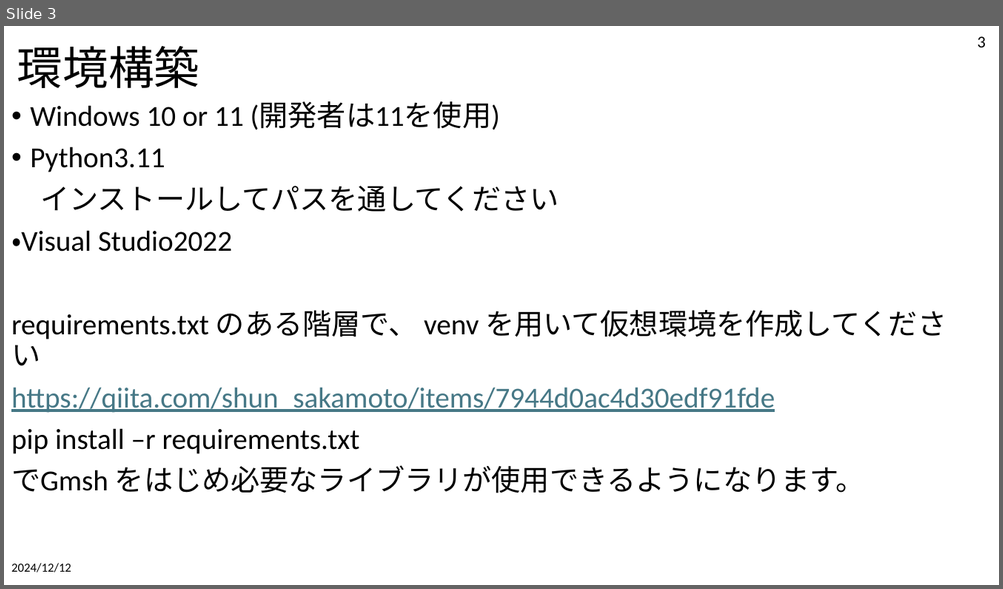
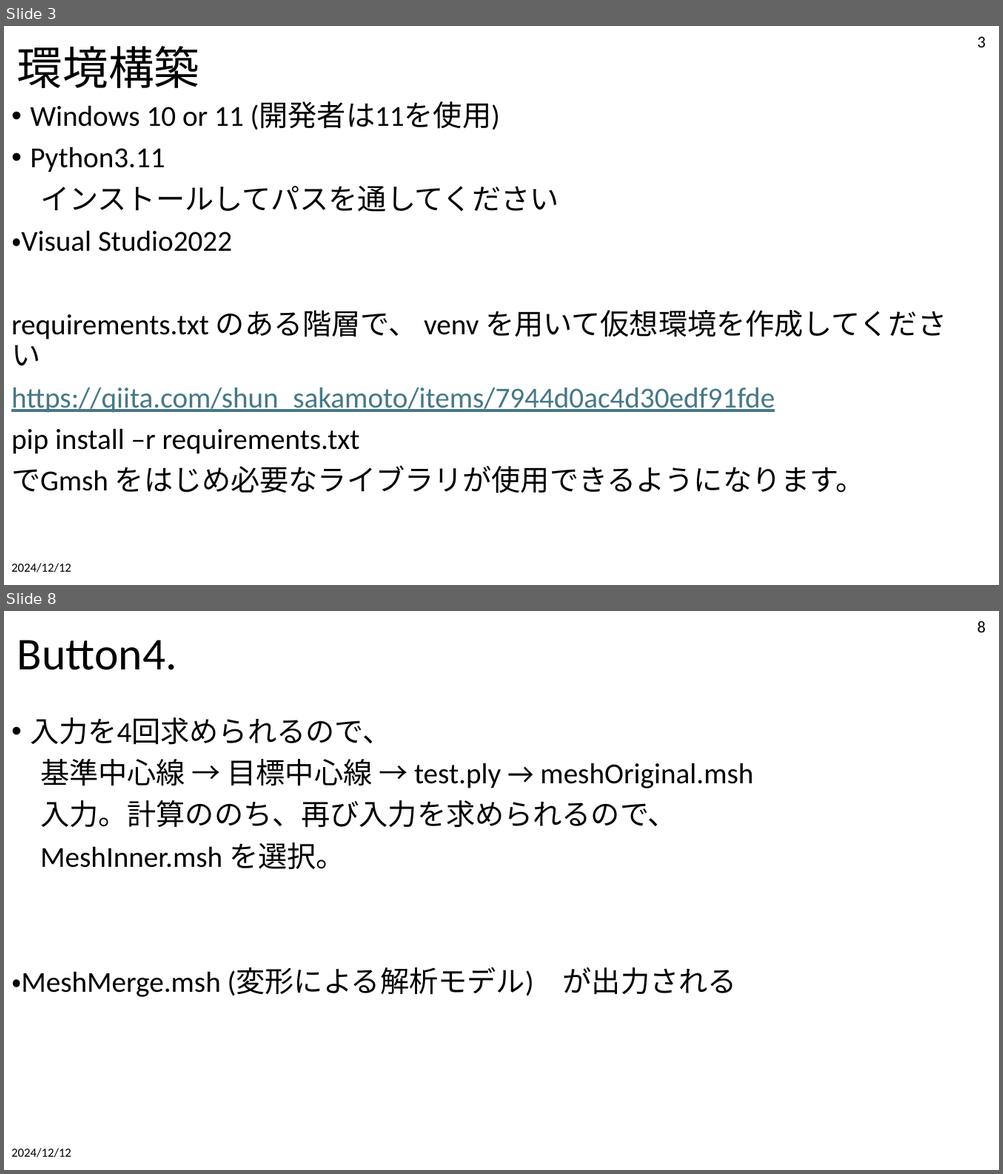
Before and after one commit to tailup7/VMD, a slide deck: SetupAndUsage.pptx. Shown one above the other, each under a label of ours: slide 3 before the commit, slides 3 and 8 after it; the slides between them are not shown. The pictures are 1003x589 and 1003x1174 pixels, drawn with LibreOffice and Linux fonts; fonts in the diff are those of the drawing. Boxes give left, top, right and bottom in pixels: in the first picture for what was removed or moved away, otherwise in the second. Text is boxed around its words. In the diff, an @@ line names an element or a change of style, - is before the commit and + after.

```diff
--- a/SetupAndUsage.pptx
+++ b/SetupAndUsage.pptx
@@ slide 8 added at [4, 611, 999, 1170], background #FFFFFF @@
@@ page number added at [977, 621, 985, 632], 16 pt, text #000000 @@
+8
@@ title added at [17, 640, 177, 670], 44 pt, text #000000 @@
+Button4.
@@ text added at [11, 718, 753, 997], 28 pt, text #000000 @@
+• 入力を4回求められるので、
+基準中心線 → 目標中心線 → test.ply → meshOriginal.msh
+入力。計算ののち、再び入力を求められるので、
+MeshInner.msh を選択。
+・MeshMerge.msh (変形による解析モデル) が出力される
@@ text added at [11, 1148, 71, 1158], 12 pt, text #000000 @@
+2024/12/12
```
Also in this commit, not shown: 4 slides changed, 4 other slides added, 14 other files.
